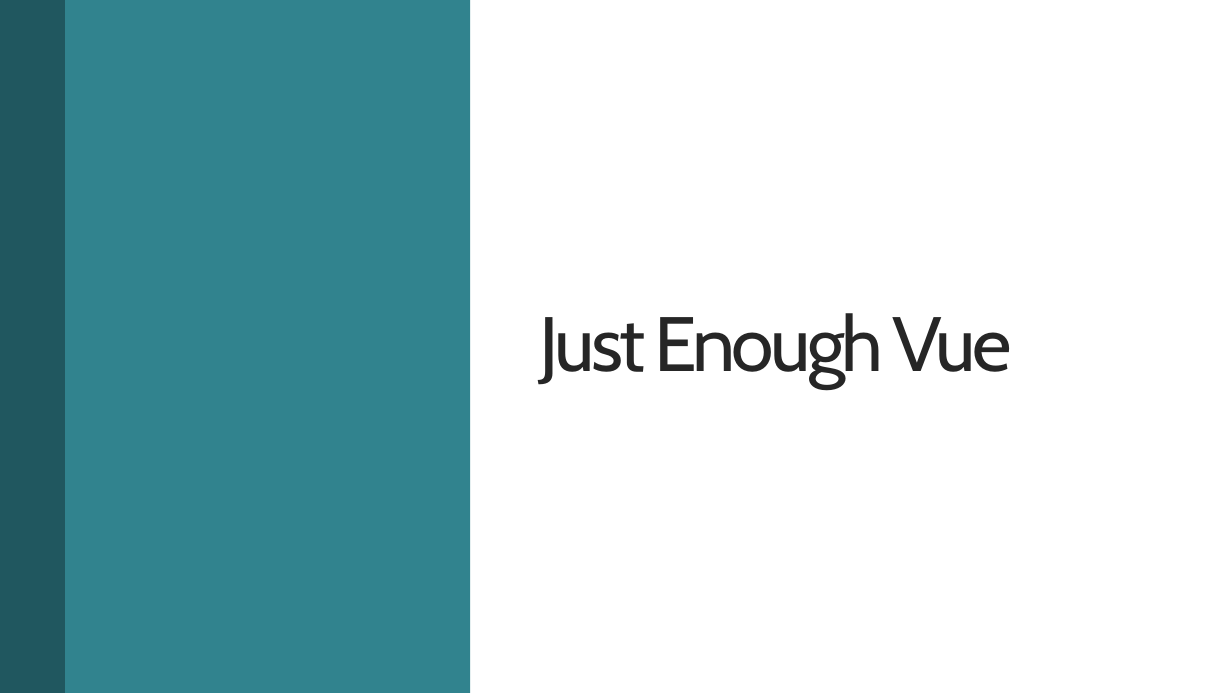
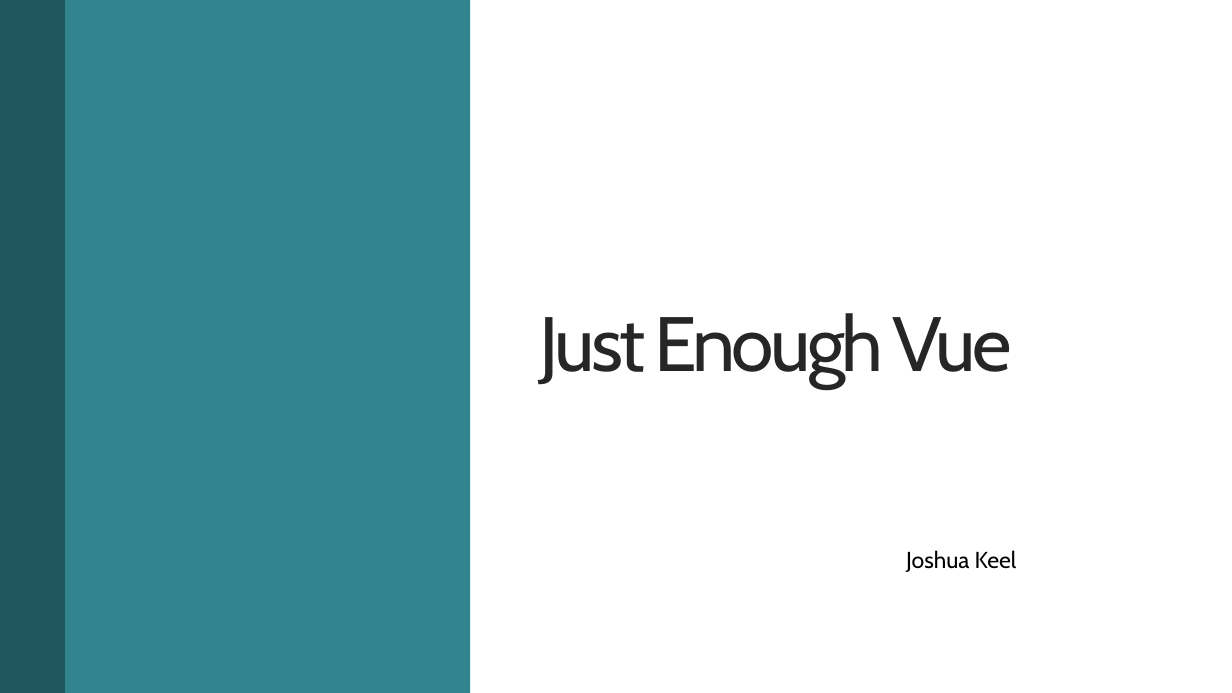
Before and after one commit to joshuakeel/just-enough-vue, a slide deck: slide 1 of Just Enough Vue.pptx. Drawn at 1232x693 pixels with LibreOffice and Linux fonts; fonts in the diff are those of the drawing. Boxes give left, top, right and bottom in pixels: in the first picture for what was removed or moved away, otherwise in the second. Text is boxed around its words. In the diff, an @@ line names an element or a change of style, - is before the commit and + after.

Commit message:
Updated presentation.

```diff
--- a/Just Enough Vue.pptx
+++ b/Just Enough Vue.pptx
@@ rectangle added at [839, 534, 1084, 586], outline #FFFFFF 1 pt, 18 pt, text #000000 @@
+Joshua Keel
```
Also in this commit, not shown: 1 other slide changed.
